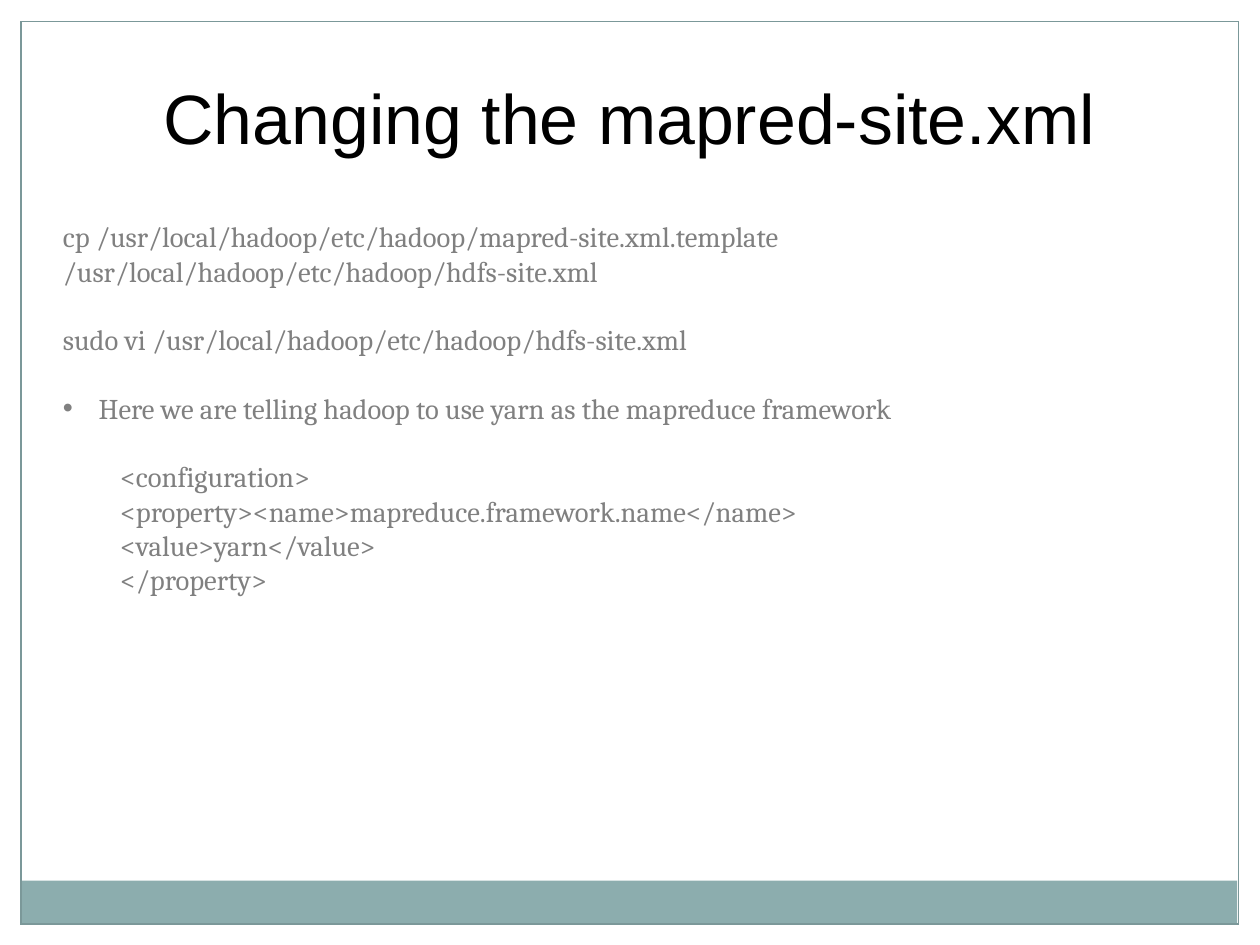
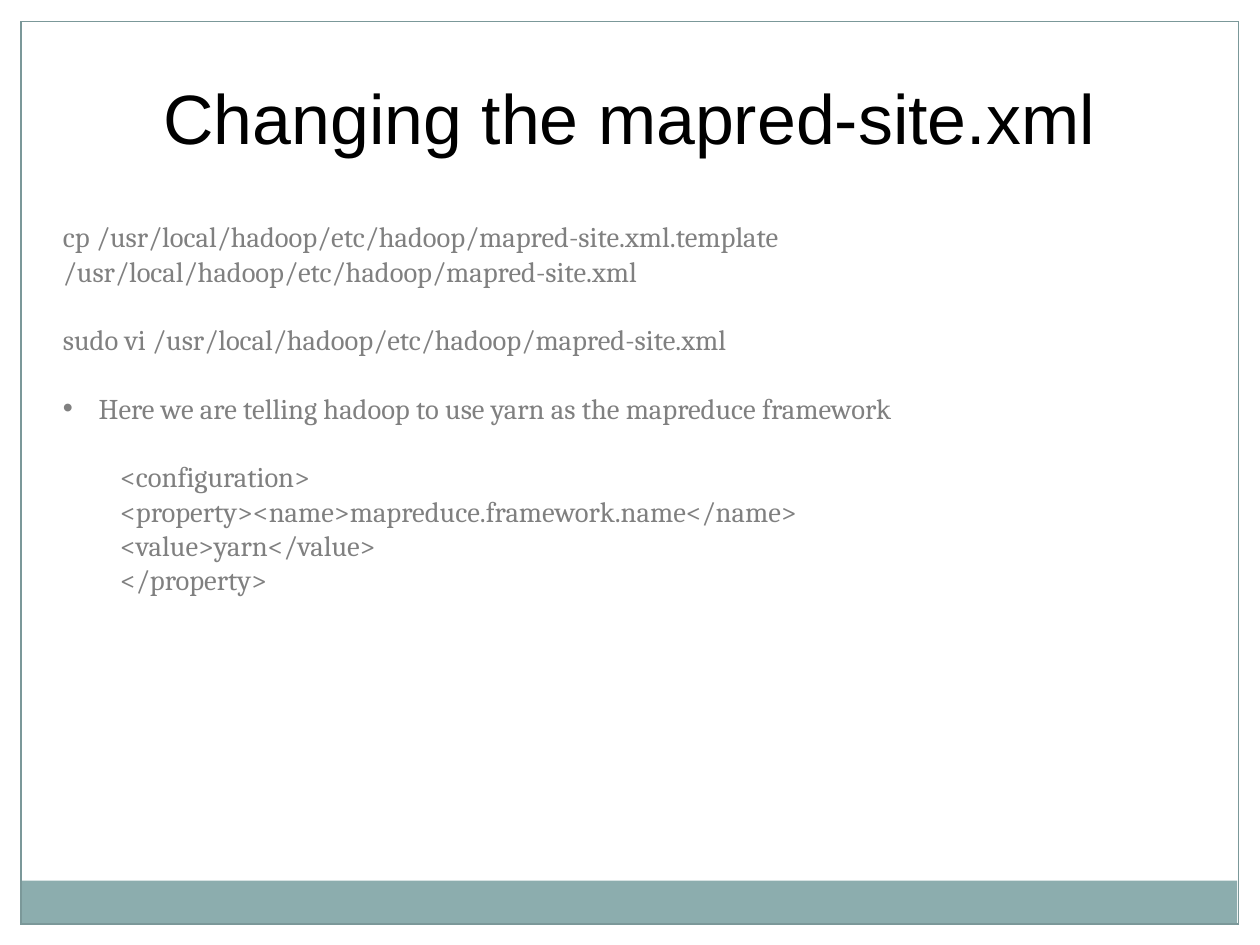
Before and after one commit to saranshsk/bigdata, a slide deck: slide 7 of diy-hadoop-setup.pptx (slide 6 before the commit). Drawn at 1260x945 pixels with LibreOffice and Linux fonts; fonts in the diff are those of the drawing. Boxes give left, top, right and bottom in pixels: in the first picture for what was removed or moved away, otherwise in the second. Text is boxed around its words. In the diff, an @@ line names an element or a change of style, - is before the commit and + after.

```diff
--- a/diy-hadoop-setup.pptx
+++ b/diy-hadoop-setup.pptx
@@ text at [63, 227, 778, 356]: text changed @@
-cp /usr/local/hadoop/etc/hadoop/mapred-site.xml.template /usr/local/hadoop/etc/hadoop/hdfs-site.xml
-sudo vi /usr/local/hadoop/etc/hadoop/hdfs-site.xml
+cp /usr/local/hadoop/etc/hadoop/mapred-site.xml.template /usr/local/hadoop/etc/hadoop/mapred-site.xml
+sudo vi /usr/local/hadoop/etc/hadoop/mapred-site.xml
```
Also in this commit, not shown: 4 other slides changed, 2 slides added, 1 other file.
